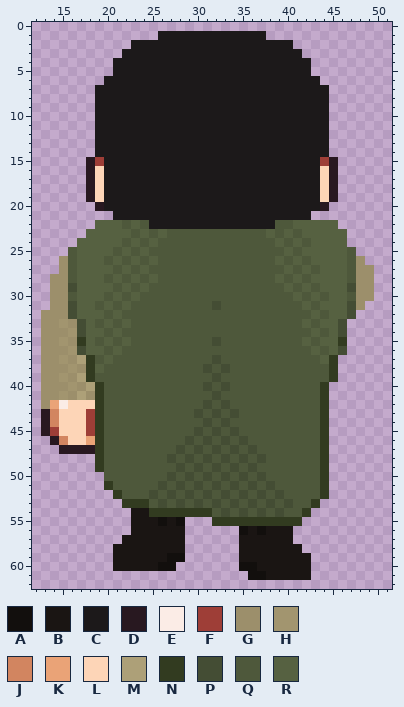
Pixel-art sprite -- Resources/entities/player/attack/back.png. The picture above is the old version.
The file is 64x64 pixels. Colours within 5 levels of each other are drawn and written as one. Shown: x 12..51, y 0..62.
Palette (. is transparent): A #120f0d  B #1a1513  C #1c191a  D #281820  E #fbece6  F #9e3e37  G #9c8f6b  H #a2956f  J #d28560  K #eaa377  L #fdd5b7  M #ada078  N #323b20  P #444d34  Q #4e583b  R #566141
Pixels before (only the part around the change), first column x 12:
35 .GGHGNRQRQRQQQQQQQQQPQQQQQQQQQRQRRN.....
36 .GGGHPRRQRQQQQQQQQQQQQQQQQQQQQQRQRP.....
37 .GGHGMNQRQQQQQQQQQQQPQQQQQQQQQQQRN......
38 .GGGHGNRQQQQQQQQQQQPQPQQQQQQQQQQQN......
39 .GGHGMNQQQQQQQQQQQQQPQQQQQQQQQQQQN......
40 .GGGHGMNQQQQQQQQQQQPQPQQQQQQQQQQN.......
41 .GGHGMGNQQQQQQQQQQQQPQQQQQQQQQQQN.......
42 .GKELLLNQQQQQQQQQQQPQPQQQQQQQQQQN.......
43 .DJLLLFNQQQQQQQQQQPQPQPQQQQQQQQQN.......
44 .DJLLLFNQQQQQQQQQQQPQPQQQQQQQQQQN.......
45 .DFLLLFNQQQQQQQQQQPQPQPQQQQQQQQQN.......
46 ..DJLLKNQQQQQQQQQPQPQPQPQQQQQQQQN.......
47 ...DDDDNQQQQQQQQPQPQPQPQPQQQQQQQN.......
48 .......NQQQQQQQPQPQPQPQPQPQQQQQQN.......
49 .......NQQQQQQQQPQPQPQPQPQQQQQQQN.......
50 ........QQQQQQQPQPQPQPQPQPQQQQQQN.......
51 ........NQQQQQPQPQPQPQPQPQPQQQQQN.......
52 .........NQQQPQPQPQPQPQPQPQPQQQQN.......
53 ..........NNNQPQPQPQPQPQPQPQPQQN........
54 ...........BBNNNNNNNQPQPQPQPQQN.........
55 ...........BBBABA...NNNNNNNNNN..........
56 ...........BBBBBB......ABABBB...........
57 ..........BBBBBBB......BBBBBB...........
58 .........BBBBBBBB......BBBBBBB..........
59 .........BBBBBBAA......BBBBBBBB.........
60 .........BBBBBAA.......AABBBBBB.........
61 ........................AABBBBB.........
62 ........................................
After the commit:
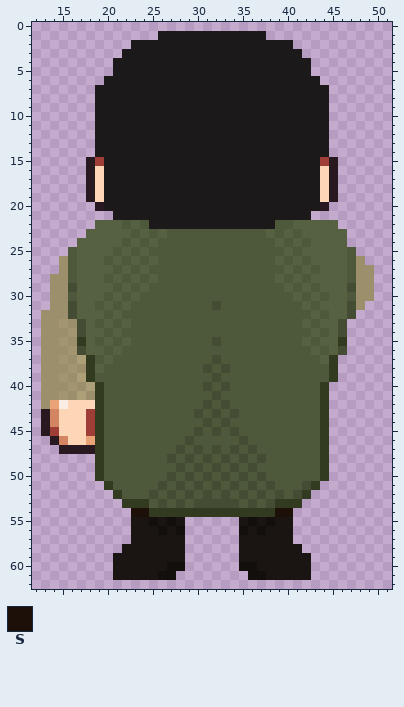
Colours new in this view: S #1c1009
The exact change:
Changed rows in their new state; - is an unchanged pixel.
first column x 31:
46 Q-Q
first column x 19:
50 N-------------------------
51 -----------------------PN.
52 ----------------------PN..
53 ------------P-P-----NNN..-
54 ----SS-------NNNNNNNSS..--
55 ------ABAB---...BABABB.---
56 -------A-A----------------
57 ---.----------------------
58 --.-----------------------
59 --------BB----------------
60 -------B-A----------------
61 --BBBBBAA-----------------
Changed places in both pictures, as pixel boxes (x1, y1, x2, y2):
changed: (203, 436, 230, 445)
added: (95, 472, 104, 481)
changed: (113, 481, 329, 580)
